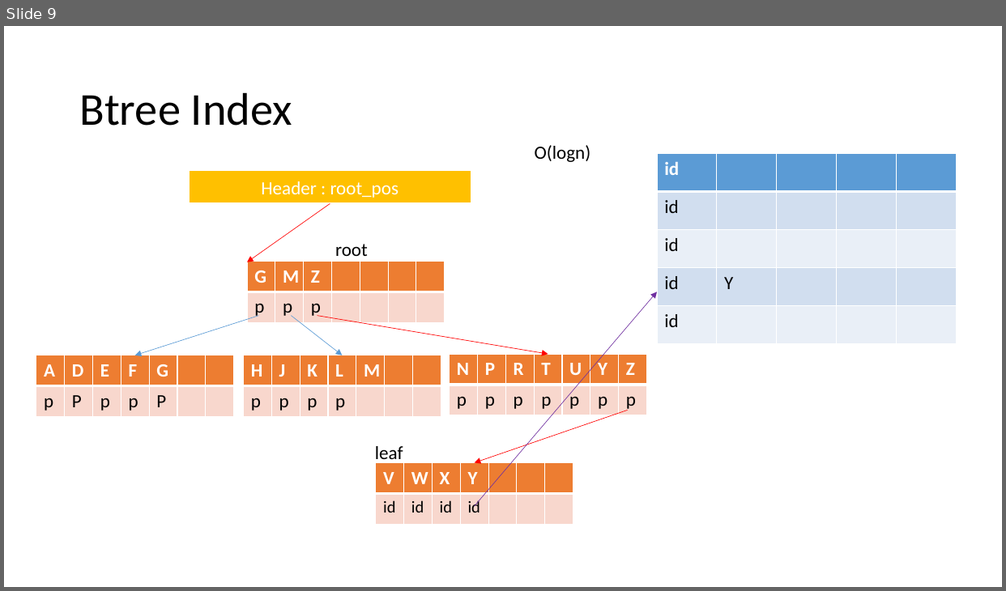
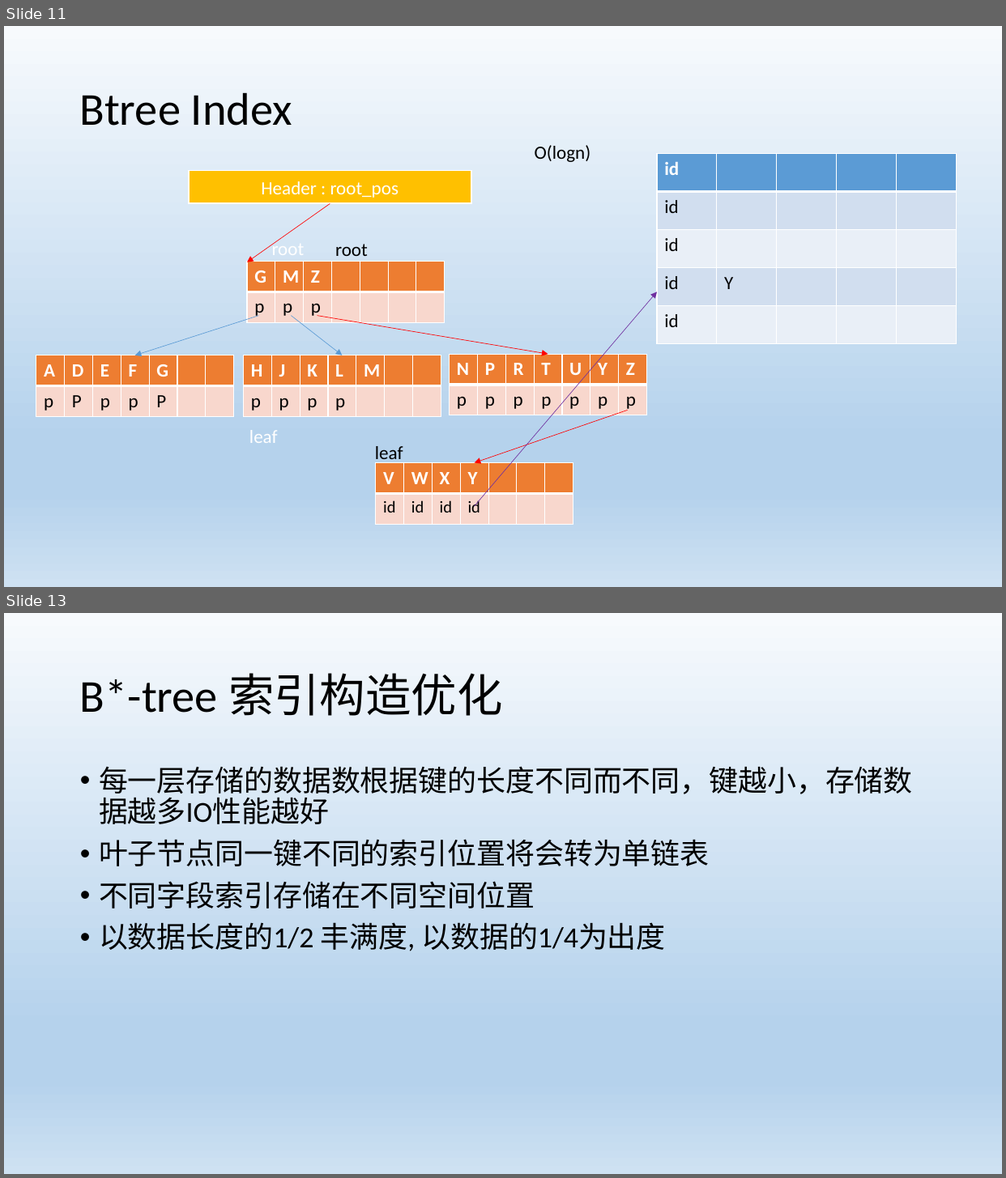
Before and after one commit to zoujunrong/weclu, a slide deck: weclu.pptx. Shown one above the other, each under a label of ours: slide 9 before the commit, slides 11 and 13 after it; the slides between them are not shown. The pictures are 1006x591 and 1006x1178 pixels, drawn with LibreOffice and Linux fonts; fonts in the diff are those of the drawing. Boxes give left, top, right and bottom in pixels: in the first picture for what was removed or moved away, otherwise in the second. Text is boxed around its words. In the diff, an @@ line names an element or a change of style, - is before the commit and + after.

```diff
--- a/weclu.pptx
+++ b/weclu.pptx
@@ slide 13 added at (x1=4, y1=613, x2=1002, y2=1174), background gradient #F7FAFD to #B5D2EC to #CEE1F2 @@
@@ title added at (x1=80, y1=673, x2=503, y2=716), 44 pt, text #000000 @@
+B*-tree 索引构造优化
@@ text added at (x1=99, y1=766, x2=913, y2=952), 28 pt, text #000000 @@
+• 每一层存储的数据数根据键的长度不同而不同，键越小，存储数据越多IO性能越好
+• 叶子节点同一键不同的索引位置将会转为单链表
+• 不同字段索引存储在不同空间位置
+• 以数据长度的1/2 丰满度, 以数据的1/4为出度
@@ what was slide 9 is now slide 11 @@
@@ slide 11 changed as well @@
@@ background #FFFFFF to gradient #F7FAFD to #B5D2EC to #CEE1F2 @@
@@ text added at (x1=249, y1=430, x2=278, y2=443), 18 pt, text #FFFFFF @@
+leaf
```
Also in this commit, not shown: 12 other slides changed, 7 other slides added, 1 slide removed, 9 other files.
